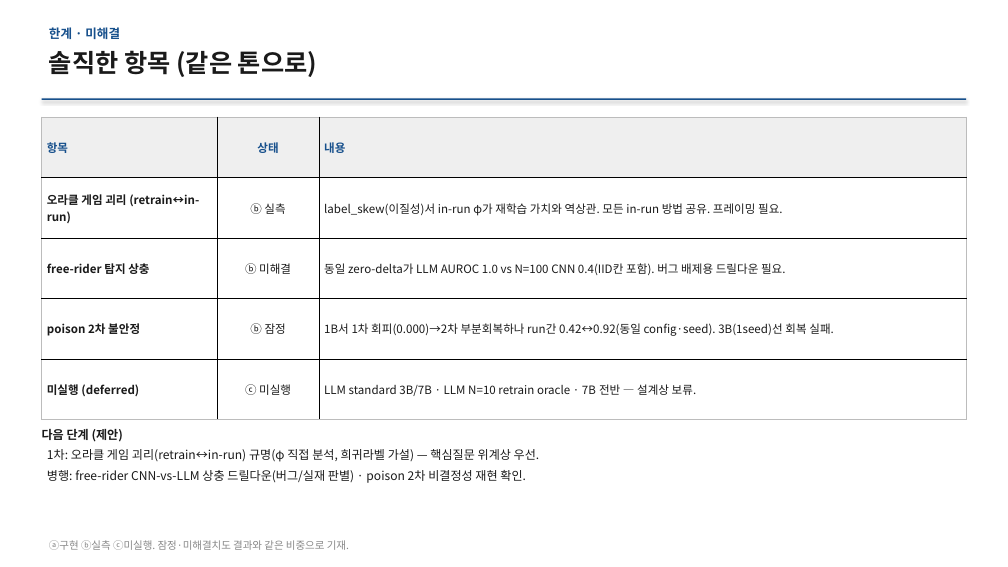
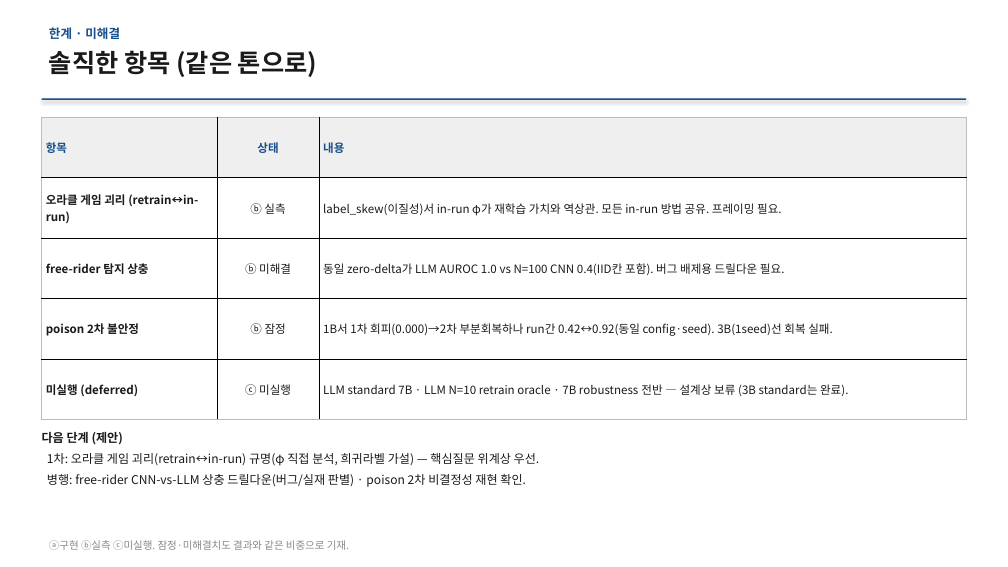
Before and after one commit to YongheeChoi/flirds, a slide deck: slide 16 of research-wiki/presentations/2026-06-results-report/flirds-results-2026-06.pptx (slide 14 before the commit). Drawn at 1008x567 pixels with LibreOffice and Linux fonts; fonts in the diff are those of the drawing. Boxes give left, top, right and bottom in pixels: in the first picture for what was removed or moved away, otherwise in the second. Text is boxed around its words. In the diff, an @@ line names an element or a change of style, - is before the commit and + after.

```diff
--- a/research-wiki/presentations/2026-06-results-report/flirds-results-2026-06.pptx
+++ b/research-wiki/presentations/2026-06-results-report/flirds-results-2026-06.pptx
@@ table at [42, 117, 966, 420] @@
-row 5, column 3: LLM standard 3B/7B · LLM N=10 retrain oracle · 7B 전반 — 설계상 보류.
+row 5, column 3: LLM standard 7B · LLM N=10 retrain oracle · 7B robustness 전반 — 설계상 보류 (3B standard는 완료).
@@ text "다음 단계 (제안)": place and size @@
-text "다음 단계 (제안)" at [42, 429, 540, 483]
+text "다음 단계 (제안)" at [42, 432, 540, 487]
```
Also in this commit, not shown: 13 other slides changed, 2 slides added, 18 other files.
